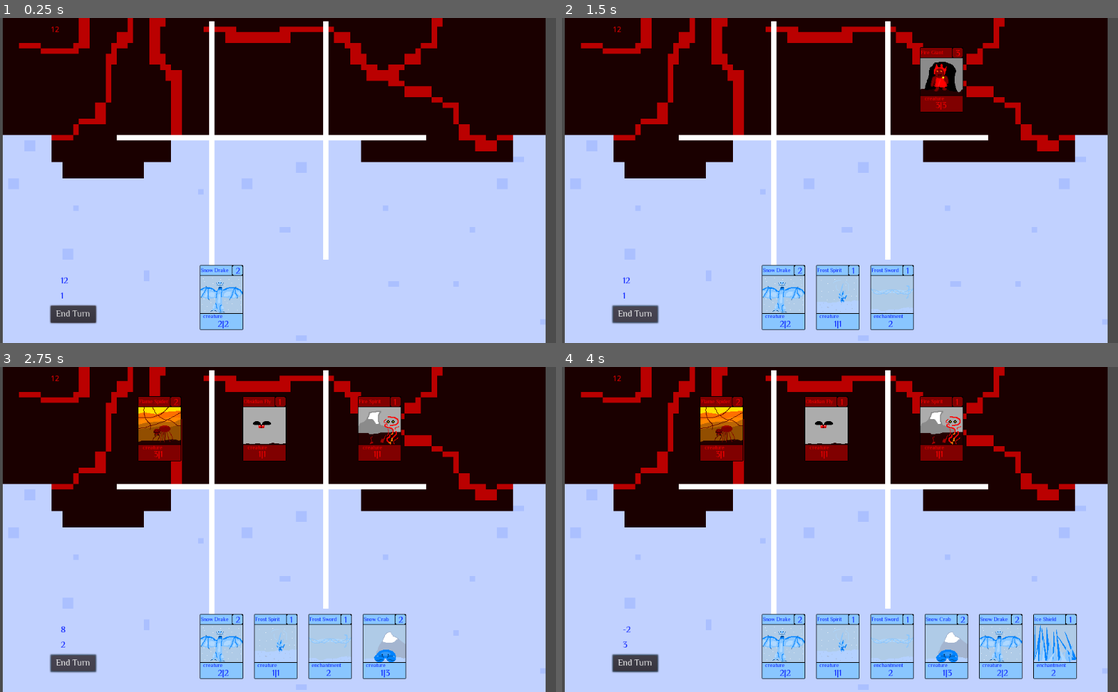
Above: before the commit, frames 1-4 (two rows, left to right).
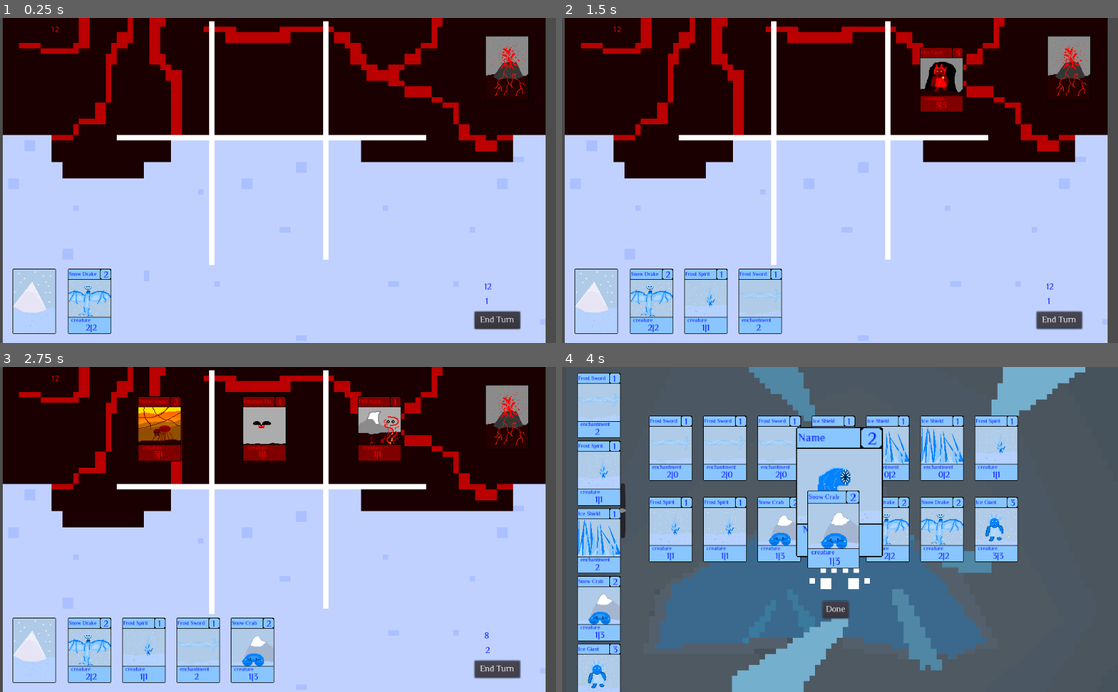
Above: after the commit, the same moments.

Repository: the-alex-g/Frost
Game: Godot game, scene res://Control.tscn
Two runs of this game, one before a commit and one after it. Both use one fixed random seed, a clock stepped at 60 frames per second and the inputs below.
Inputs (mouse positions are in pixels of both pictures, inside the frame that each line leads up to):
- Up to frame 1 (0.25 s): no input
- Up to frame 2 (1.5 s): click "End Turn" at 0.5 s; click "End Turn" at 1.25 s
- Up to frame 3 (2.75 s): click "End Turn" at 2 s
- Up to frame 4 (4 s): move the mouse to (717, 542) at 2.77 s; click (717, 542) at 2.92 s; tap Enter at 3.5 s; move the mouse to (828, 542) at 3.52 s; click (828, 542) at 3.67 s

The runs differ from the first frame. In frame 1, 4.3% of the frame differs, in the area x 2-95%, y 5-98%; in frame 2, 7.1%; in frame 3, 8.5%; in frame 4, 91%, in the area x 0-99%, y 0-100%.

Commit message:
Add unlocked card display

Diff:
--- a/Project/Battlefield/Battlefield.tscn
+++ b/Project/Battlefield/Battlefield.tscn
@@ -1,9 +1,10 @@
-[gd_scene load_steps=5 format=2]
+[gd_scene load_steps=6 format=2]
 
 [ext_resource path="res://Battlefield/Battlefield.gd" type="Script" id=1]
 [ext_resource path="res://Battlefield/Cards/CardOnField.tscn" type="PackedScene" id=2]
 [ext_resource path="res://Art/Background.png" type="Texture" id=3]
 [ext_resource path="res://Battlefield/Cards/EnemyCard.tscn" type="PackedScene" id=4]
+[ext_resource path="res://Art/Enemy_card.png" type="Texture" id=5]
 
 [node name="Battlefield" type="Node2D"]
 position = Vector2( 466.54, 366.234 )
@@ -30,6 +31,13 @@
 
 [node name="EnemyCard3" parent="." instance=ExtResource( 4 )]
 position = Vector2( 232.632, -252.632 )
+
+[node name="Enemy_card" type="Sprite" parent="."]
+position = Vector2( 467.278, -272.994 )
+texture = ExtResource( 5 )
+vframes = 2
+hframes = 6
+frame = 11
 [connection signal="selected" from="CardOnField" to="." method="_on_CardOnField_selected"]
 [connection signal="selected" from="CardOnField2" to="." method="_on_CardOnField2_selected"]
 [connection signal="selected" from="CardOnField3" to="." method="_on_CardOnField3_selected"]
--- a/Project/Battlefield/Main.gd
+++ b/Project/Battlefield/Main.gd
@@ -9,11 +9,10 @@
 signal damage_done_to_enemy(damage)
 signal used(index)
 signal attack
-signal dooble
 signal player_turn
 signal enemy_played(card)
 signal enemy_turn
-signal fight_over
+signal fight_over(won)
 signal card_not_played(card)
 signal cards_died(number)
 signal restart
@@ -74,11 +73,14 @@
 	position = Vector2(0,0)
 	field.position = Vector2(470,370)
 
-func _on_Main_edit():
+func _on_Main_edit(_won):
 	phase = "Foo"
 	position = Vector2(2000,2000)
 
 func _on_Enemy_died():
 	if phase == "Play":
-		emit_signal("fight_over")
-		emit_signal("dooble")
+		emit_signal("fight_over", true)
+
+func _on_Player_fight_over():
+	if phase == "Play":
+		emit_signal("fight_over", false)
--- a/Project/Battlefield/Main.tscn
+++ b/Project/Battlefield/Main.tscn
@@ -33,6 +33,7 @@
 [connection signal="player_turn" from="Battlefield" to="." method="_on_Battlefield_player_turn"]
 [connection signal="pressed" from="Battlefield" to="." method="_on_Battlefield_pressed"]
 [connection signal="used" from="Battlefield" to="." method="_on_Battlefield_used"]
+[connection signal="fight_over" from="Player" to="." method="_on_Player_fight_over"]
 [connection signal="next_pressed" from="Player" to="." method="_on_Player_next_pressed"]
 [connection signal="selected" from="Player" to="." method="_on_Player_selected"]
 [connection signal="died" from="Enemy" to="." method="_on_Enemy_died"]
--- a/Project/DeckEdit/CardEdit.gd
+++ b/Project/DeckEdit/CardEdit.gd
@@ -3,7 +3,9 @@
 onready var selectspace:Position2D = $Position2D
 onready var slider:VSlider = $VSlider
 onready var button_pressed:AudioStreamPlayer = $AudioStreamPlayer
+onready var show_unlocked:Sprite = $Unlocked
 var spacemod:int = 0
+var won:bool
 var selected_index = null
 var select:PackedScene = preload("res://DeckEdit/Cardselect/CardSelect.tscn")
 var Ice_Beetle:Dictionary = {"name":"Ice Beetle", "type":"creature", "damage":2, "health":1, "cost":1}
@@ -68,20 +70,27 @@
 	yield(get_tree().create_timer(0.5), "timeout")
 	emit_signal("deck_ready", deck)
 
-func _on_Main_edit():
+func _on_Main_edit(won2):
 	position = Vector2(0,0)
+	won = won2
 	reset()
 
 func _on_Main_fight():
 	position = Vector2(2000,2000)
 
 func reset():
-	for _x in range(0,1):
-		randomize()
-		var number:int = int(round(rand_range(0, notavailable.size()-1)))
-		var card = notavailable[number]
-		available.append(card)
-		notavailable.remove(number)
+	var card
+	if won:
+		for _x in range(0,1):
+			randomize()
+			var number:int = int(round(rand_range(0, notavailable.size()-1)))
+			card = notavailable[number]
+			available.append(card)
+			notavailable.remove(number)
+		show_unlocked.visible = true
+		show_unlocked.generate_text(card)
+		yield(get_tree().create_timer(1), "timeout")
+		show_unlocked.visible = false
 	var children = selectspace.get_child_count()
 	for x in range(0,children):
 		var child = selectspace.get_child(x)
--- a/Project/DeckEdit/CardEdit.tscn
+++ b/Project/DeckEdit/CardEdit.tscn
@@ -6,6 +6,167 @@
 [ext_resource path="res://Resources/LargeFont.tres" type="DynamicFont" id=4]
 [ext_resource path="res://Art/dood.png" type="Texture" id=5]
 [ext_resource path="res://Music/Button_Pressed.wav" type="AudioStream" id=6]
+[ext_resource path="res://Resources/Font.tres" type="DynamicFont" id=7]
+[ext_resource path="res://Art/Card.png" type="Texture" id=8]
+[ext_resource path="res://DeckEdit/Unlocked.gd" type="Script" id=9]
+
+[sub_resource type="Animation" id=2]
+tracks/0/type = "value"
+tracks/0/path = NodePath(".:frame")
+tracks/0/interp = 1
+tracks/0/loop_wrap = true
+tracks/0/imported = false
+tracks/0/enabled = true
+tracks/0/keys = {
+"times": PoolRealArray( 0 ),
+"transitions": PoolRealArray( 1 ),
+"update": 1,
+"values": [ 0 ]
+}
+
+[sub_resource type="Animation" id=3]
+tracks/0/type = "value"
+tracks/0/path = NodePath(".:frame")
+tracks/0/interp = 1
+tracks/0/loop_wrap = true
+tracks/0/imported = false
+tracks/0/enabled = true
+tracks/0/keys = {
+"times": PoolRealArray( 0 ),
+"transitions": PoolRealArray( 1 ),
+"update": 1,
+"values": [ 1 ]
+}
+
+[sub_resource type="Animation" id=4]
+resource_name = "Ice Beetle"
+tracks/0/type = "value"
+tracks/0/path = NodePath(".:frame")
+tracks/0/interp = 1
+tracks/0/loop_wrap = true
+tracks/0/imported = false
+tracks/0/enabled = true
+tracks/0/keys = {
+"times": PoolRealArray( 0 ),
+"transitions": PoolRealArray( 1 ),
+"update": 1,
+"values": [ 4 ]
+}
+
+[sub_resource type="Animation" id=5]
+tracks/0/type = "value"
+tracks/0/path = NodePath(".:frame")
+tracks/0/interp = 1
+tracks/0/loop_wrap = true
+tracks/0/imported = false
+tracks/0/enabled = true
+tracks/0/keys = {
+"times": PoolRealArray( 0 ),
+"transitions": PoolRealArray( 1 ),
+"update": 1,
+"values": [ 8 ]
+}
+
+[sub_resource type="Animation" id=6]
+tracks/0/type = "value"
+tracks/0/path = NodePath(".:frame")
+tracks/0/interp = 1
+tracks/0/loop_wrap = true
+tracks/0/imported = false
+tracks/0/enabled = true
+tracks/0/keys = {
+"times": PoolRealArray( 0 ),
+"transitions": PoolRealArray( 1 ),
+"update": 1,
+"values": [ 2 ]
+}
+
+[sub_resource type="Animation" id=7]
+resource_name = "Ice Spider"
+tracks/0/type = "value"
+tracks/0/path = NodePath(".:frame")
+tracks/0/interp = 1
+tracks/0/loop_wrap = true
+tracks/0/imported = false
+tracks/0/enabled = true
+tracks/0/keys = {
+"times": PoolRealArray( 0 ),
+"transitions": PoolRealArray( 1 ),
+"update": 1,
+"values": [ 5 ]
+}
+
+[sub_resource type="Animation" id=8]
+resource_name = "Ice Wurm"
+tracks/0/type = "value"
+tracks/0/path = NodePath(".:frame")
+tracks/0/interp = 1
+tracks/0/loop_wrap = true
+tracks/0/imported = false
+tracks/0/enabled = true
+tracks/0/keys = {
+"times": PoolRealArray( 0 ),
+"transitions": PoolRealArray( 1 ),
+"update": 1,
+"values": [ 3 ]
+}
+
+[sub_resource type="Animation" id=9]
+tracks/0/type = "value"
+tracks/0/path = NodePath(".:frame")
+tracks/0/interp = 1
+tracks/0/loop_wrap = true
+tracks/0/imported = false
+tracks/0/enabled = true
+tracks/0/keys = {
+"times": PoolRealArray( 0 ),
+"transitions": PoolRealArray( 1 ),
+"update": 1,
+"values": [ 6 ]
+}
+
+[sub_resource type="Animation" id=10]
+tracks/0/type = "value"
+tracks/0/path = NodePath(".:frame")
+tracks/0/interp = 1
+tracks/0/loop_wrap = true
+tracks/0/imported = false
+tracks/0/enabled = true
+tracks/0/keys = {
+"times": PoolRealArray( 0 ),
+"transitions": PoolRealArray( 1 ),
+"update": 1,
+"values": [ 7 ]
+}
+
+[sub_resource type="Animation" id=11]
+resource_name = "Snow Snail"
+tracks/0/type = "value"
+tracks/0/path = NodePath(".:frame")
+tracks/0/interp = 1
+tracks/0/loop_wrap = true
+tracks/0/imported = false
+tracks/0/enabled = true
+tracks/0/keys = {
+"times": PoolRealArray( 0 ),
+"transitions": PoolRealArray( 1 ),
+"update": 1,
+"values": [ 10 ]
+}
+
+[sub_resource type="Animation" id=12]
+tracks/0/type = "value"
+tracks/0/path = NodePath(".:frame")
+tracks/0/interp = 1
+tracks/0/loop_wrap = true
+tracks/0/imported = false
+tracks/0/enabled = true
+tracks/0/keys = {
+"times": PoolRealArray( 0 ),
+"transitions": PoolRealArray( 1 ),
+"update": 1,
+"values": [ 9 ]
+}
 
 [node name="CardEdit" type="Node2D"]
 position = Vector2( -6.02939, -1.50732 )
@@ -95,23 +256,93 @@
 [node name="AudioStreamPlayer" type="AudioStreamPlayer" parent="."]
 stream = ExtResource( 6 )
 volume_db = 10.0
+
+[node name="Unlocked" type="Sprite" parent="."]
+position = Vector2( 510.659, 231.222 )
+scale = Vector2( 2, 2 )
+texture = ExtResource( 8 )
+vframes = 2
+hframes = 6
+frame = 3
+script = ExtResource( 9 )
+
+[node name="Name" type="Label" parent="Unlocked"]
+modulate = Color( 0, 0.0901961, 1, 1 )
+margin_left = -38.3773
+margin_top = -57.8868
+margin_right = -10.3773
+margin_bottom = -40.8868
+custom_fonts/font = ExtResource( 7 )
+text = "Name"
+__meta__ = {
+"_edit_use_anchors_": false
+}
+
+[node name="Type" type="Label" parent="Unlocked"]
+modulate = Color( 0, 0.0901961, 1, 1 )
+margin_left = -34.0544
+margin_top = 27.4901
+margin_right = -6.05442
+margin_bottom = 44.4901
+custom_fonts/font = ExtResource( 7 )
+text = "Name"
+__meta__ = {
+"_edit_use_anchors_": false
+}
+
+[node name="Cost" type="Label" parent="Unlocked"]
+modulate = Color( 0, 0.0901961, 1, 1 )
+margin_left = 25.5943
+margin_top = -60.5459
+margin_right = 34.5943
+margin_bottom = -34.5459
+custom_fonts/font = ExtResource( 4 )
+text = "2"
+__meta__ = {
+"_edit_use_anchors_": false
+}
+
+[node name="Stats" type="Label" parent="Unlocked"]
+modulate = Color( 0, 0.0901961, 1, 1 )
+margin_left = -7.15247
+margin_top = 36.7272
+margin_right = 19.8475
+margin_bottom = 62.7272
+custom_fonts/font = ExtResource( 4 )
+text = "1|2"
+__meta__ = {
+"_edit_use_anchors_": false
+}
+
+[node name="AnimationPlayer" type="AnimationPlayer" parent="Unlocked"]
+"anims/Frost Spirit" = SubResource( 2 )
+"anims/Frost Sword" = SubResource( 3 )
+"anims/Ice Beetle" = SubResource( 4 )
+"anims/Ice Giant" = SubResource( 5 )
+"anims/Ice Shield" = SubResource( 6 )
+"anims/Ice Spider" = SubResource( 7 )
+"anims/Ice Wurm" = SubResource( 8 )
+"anims/Snow Crab" = SubResource( 9 )
+"anims/Snow Drake" = SubResource( 10 )
+"anims/Snow Snail" = SubResource( 11 )
+anims/Yeti = SubResource( 12 )
 [connection signal="used" from="." to="Node" method="_on_CardEdit_used"]
 [connection signal="value_changed" from="VSlider" to="." method="_on_VSlider_value_changed"]
 [connection signal="selected" from="Node" to="." method="_on_Node_selected"]
+[connection signal="used" from="Node" to="Node/DeckEdit10" method="_on_Node_used"]
+[connection signal="used" from="Node" to="Node/DeckEdit11" method="_on_Node_used"]
+[connection signal="used" from="Node" to="Node/DeckEdit3" method="_on_Node_used"]
+[connection signal="used" from="Node" to="Node/DeckEdit9" method="_on_Node_used"]
+[connection signal="used" from="Node" to="Node/DeckEdit1" method="_on_Node_used"]
+[connection signal="used" from="Node" to="Node/DeckEdit14" method="_on_Node_used"]
+[connection signal="used" from="Node" to="Node/DeckEdit6" method="_on_Node_used"]
+[connection signal="used" from="Node" to="Node/DeckEdit7" method="_on_Node_used"]
+[connection signal="used" from="Node" to="Node/DeckEdit2" method="_on_Node_used"]
+[connection signal="used" from="Node" to="Node/DeckEdit8" method="_on_Node_used"]
+[connection signal="used" from="Node" to="Node/DeckEdit13" method="_on_Node_used"]
+[connection signal="used" from="Node" to="Node/DeckEdit12" method="_on_Node_used"]
 [connection signal="used" from="Node" to="Node/DeckEdit4" method="_on_Node_used"]
-[connection signal="used" from="Node" to="Node/DeckEdit7" method="_on_Node_used"]
-[connection signal="used" from="Node" to="Node/DeckEdit6" method="_on_Node_used"]
-[connection signal="used" from="Node" to="Node/DeckEdit13" method="_on_Node_used"]
-[connection signal="used" from="Node" to="Node/DeckEdit9" method="_on_Node_used"]
-[connection signal="used" from="Node" to="Node/DeckEdit2" method="_on_Node_used"]
-[connection signal="used" from="Node" to="Node/DeckEdit12" method="_on_Node_used"]
-[connection signal="used" from="Node" to="Node/DeckEdit10" method="_on_Node_used"]
-[connection signal="used" from="Node" to="Node/DeckEdit1" method="_on_Node_used"]
-[connection signal="used" from="Node" to="Node/DeckEdit8" method="_on_Node_used"]
 [connection signal="used" from="Node" to="Node/DeckEdit5" method="_on_Node_used"]
-[connection signal="used" from="Node" to="Node/DeckEdit3" method="_on_Node_used"]
-[connection signal="used" from="Node" to="Node/DeckEdit11" method="_on_Node_used"]
-[connection signal="used" from="Node" to="Node/DeckEdit14" method="_on_Node_used"]
 [connection signal="selected" from="Node/DeckEdit1" to="Node" method="_on_DeckEdit1_selected"]
 [connection signal="selected" from="Node/DeckEdit2" to="Node" method="_on_DeckEdit2_selected"]
 [connection signal="selected" from="Node/DeckEdit3" to="Node" method="_on_DeckEdit3_selected"]
--- a/Project/DeckEdit/Cardselect/CardSelect.tscn
+++ b/Project/DeckEdit/Cardselect/CardSelect.tscn
@@ -174,6 +174,7 @@
 texture = ExtResource( 3 )
 vframes = 2
 hframes = 6
+frame = 2
 
 [node name="Name" type="Label" parent="Sprite"]
 modulate = Color( 0, 0.0901961, 1, 1 )
--- a/Project/DeckEdit/Cardselect/DeckEdit.tscn
+++ b/Project/DeckEdit/Cardselect/DeckEdit.tscn
@@ -174,7 +174,6 @@
 texture = ExtResource( 3 )
 vframes = 2
 hframes = 6
-frame = 10
 
 [node name="Name" type="Label" parent="Sprite"]
 modulate = Color( 0, 0.0901961, 1, 1 )
--- /dev/null
+++ b/Project/DeckEdit/Unlocked.gd
@@ -0,0 +1,24 @@
+extends Node2D
+
+onready var nametext:Label = $Name
+onready var costtext:Label = $Cost
+onready var statstext:Label = $Stats
+onready var typetext:Label = $Type
+onready var image:AnimationPlayer = $AnimationPlayer
+var cardname:String = ""
+var damage:int = 0
+var health:int = 0
+var index:int = 0
+var cardindex
+var cost:int = 0
+var type:String = ""
+signal selected(index, cardindex)
+
+func generate_text(card):
+	image.play(card["name"])
+	typetext.text = card["type"]
+	nametext.text = card["name"]
+	costtext.text = str(card["cost"])
+	statstext.text = str(card["damage"])
+	statstext.text += "|"
+	statstext.text += str(card["health"])
--- a/Project/Main2.gd
+++ b/Project/Main2.gd
@@ -16,8 +16,5 @@
 	emit_signal("new_deck", deck)
 	emit_signal("fight")
 
-func _on_Battlefield_fight_over():
-	emit_signal("edit")
-
-func _on_Battlefield_dooble():
-	emit_signal("edit")
+func _on_Battlefield_fight_over(won):
+	emit_signal("edit", won)
--- a/Project/Player/Cards/Card.tscn
+++ b/Project/Player/Cards/Card.tscn
@@ -230,6 +230,10 @@
 
 [node name="CollisionShape2D" type="CollisionShape2D" parent="Area2D"]
 shape = SubResource( 1 )
+
+[node name="AudioStreamPlayer" type="AudioStreamPlayer" parent="."]
+stream = ExtResource( 5 )
+volume_db = 10.0
 
 [node name="AnimationPlayer" type="AnimationPlayer" parent="."]
 "anims/Frost Spirit" = SubResource( 2 )
@@ -243,10 +247,6 @@
 "anims/Snow Drake" = SubResource( 10 )
 "anims/Snow Snail" = SubResource( 11 )
 anims/Yeti = SubResource( 12 )
-
-[node name="AudioStreamPlayer" type="AudioStreamPlayer" parent="."]
-stream = ExtResource( 5 )
-volume_db = 10.0
 [connection signal="input_event" from="Area2D" to="." method="_on_Area2D_input_event"]
 [connection signal="mouse_entered" from="Area2D" to="." method="_on_Area2D_mouse_entered"]
 [connection signal="mouse_exited" from="Area2D" to="." method="_on_Area2D_mouse_exited"]
--- a/Project/Player/Player.gd
+++ b/Project/Player/Player.gd
@@ -30,6 +30,7 @@
 	Frost_Spirit, Snow_Crab, Snow_Crab, Snow_Drake, Snow_Drake, Ice_Giant
 ]
 signal selected(card, index)
+signal fight_over
 signal used(index)
 signal next_pressed()
 
@@ -83,7 +84,8 @@
 		mana = turn
 	else:
 		mana = 3
-	drawcards(1)
+	if cards_in_hand.size() < 7:
+		drawcards(1)
 
 func _on_Button_pressed():
 	pressed.play()
@@ -92,6 +94,8 @@
 
 func _on_Main_damage_done_to_player(damage):
 	health -= damage
+	if health <= 0:
+		emit_signal("fight_over")
 
 func _on_Main_new_deck(newdeck):
 	deck = newdeck
--- a/Project/Player/Player.tscn
+++ b/Project/Player/Player.tscn
@@ -1,22 +1,30 @@
-[gd_scene load_steps=5 format=2]
+[gd_scene load_steps=6 format=2]
 
 [ext_resource path="res://Player/Player.gd" type="Script" id=1]
 [ext_resource path="res://Resources/LargeFont.tres" type="DynamicFont" id=2]
 [ext_resource path="res://Music/Button_Pressed.wav" type="AudioStream" id=3]
 [ext_resource path="res://Music/Draw_Card.wav" type="AudioStream" id=4]
+[ext_resource path="res://Art/Card.png" type="Texture" id=5]
 
 [node name="Player" type="Node2D"]
 script = ExtResource( 1 )
 
+[node name="Card" type="Sprite" parent="."]
+position = Vector2( 63.1196, 522.534 )
+texture = ExtResource( 5 )
+vframes = 2
+hframes = 6
+frame = 11
+
 [node name="HBoxContainer" type="Position2D" parent="."]
-position = Vector2( 407.775, 515.669 )
+position = Vector2( 164.775, 522.669 )
 
 [node name="Label" type="Label" parent="."]
 modulate = Color( 0, 0.0901961, 1, 1 )
-margin_left = 112.171
-margin_top = 501.045
-margin_right = 152.171
-margin_bottom = 527.045
+margin_left = 893.947
+margin_top = 511.334
+margin_right = 933.947
+margin_bottom = 537.334
 custom_fonts/font = ExtResource( 2 )
 text = "Mana"
 __meta__ = {
@@ -25,10 +33,10 @@
 
 [node name="Health" type="Label" parent="."]
 modulate = Color( 0, 0.0901961, 1, 1 )
-margin_left = 111.514
-margin_top = 472.639
-margin_right = 152.514
-margin_bottom = 498.639
+margin_left = 892.475
+margin_top = 483.743
+margin_right = 933.475
+margin_bottom = 509.743
 custom_fonts/font = ExtResource( 2 )
 text = "health"
 __meta__ = {
@@ -36,10 +44,10 @@
 }
 
 [node name="Button" type="Button" parent="."]
-margin_left = 92.9828
-margin_top = 530.683
-margin_right = 176.983
-margin_bottom = 562.683
+margin_left = 873.944
+margin_top = 541.787
+margin_right = 957.944
+margin_bottom = 573.787
 custom_fonts/font = ExtResource( 2 )
 text = "End Turn"
 __meta__ = {
Binary file changed: Project/Art/Card.png
Binary file changed: Project/Art/Enemy_card.png
Not shown: 1 places in Project/Battlefield/Main.tscn that only renumber resources
Not shown: 1 places in Project/Control.tscn that only renumber resources
Not shown: 1 places in Project/DeckEdit/CardEdit.tscn that only renumber resources
Not shown, changed: Project/Art/Piskel_files/Card.piskel
Not shown, changed: Project/Art/Piskel_files/Enemy_card.piskel
